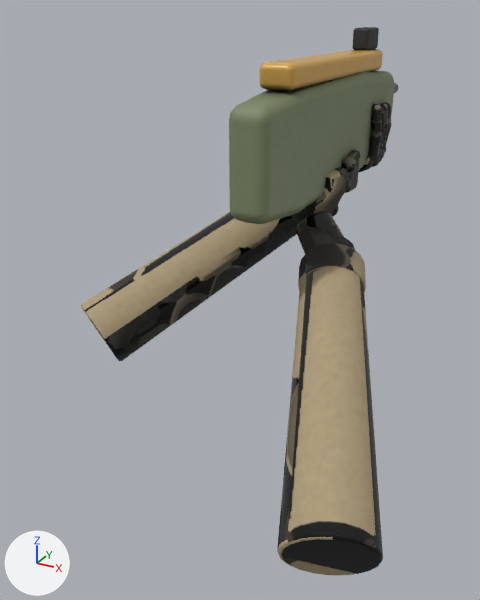
One commit to the glTF model spil/sigtekorn/modeller/sproejte.glb: the scene before it, then after it.
One viewpoint serves both versions: a camera (50 mm lens) standing at (0.347, -0.841, 0.127) and looking at (-0.06, -0.101, -0.243). The axes (+X, +Y, +Z) are drawn at lower left. The lights are the same throughout. The first picture is the older version. Vertices at exactly the same position are counted once.

Objects in the first picture: 'hænder', 'sproejte'.
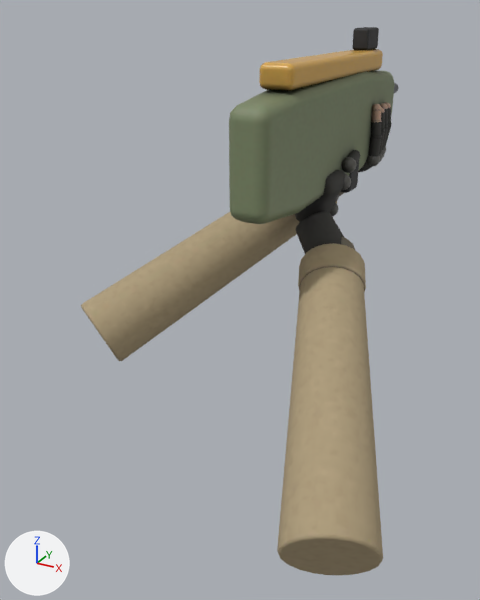
Location of each change, (x1, y1, x2, y2) in pixels of the pictures (480 x 600 px):
part 1 of me_finger0knoe, cut back
    before: (293, 102, 392, 224)
    after: (295, 102, 392, 222)
part 2 of me_finger0knoe, surface changed
    both: (82, 110, 383, 575)

Patch to the scene script:
```diff
--- a/spil/sigtekorn/modeller/sproejte.glb.py
+++ b/spil/sigtekorn/modeller/sproejte.glb.py
@@ me_finger0knoe @@
 # used by ob_hænder; location = (0.0, 0.0, 0.0)
-me_finger0knoe.from_pydata(...)  # 23448 vertices, 46560 faces; spans x -0.281..0.235, y -0.406..0.207, z -0.394..-0.002
+me_finger0knoe.from_pydata(...)  # 6512 vertices, 12688 faces; spans x -0.281..0.235, y -0.406..0.207, z -0.394..-0.002
+# me_finger0knoe part 1: 251 vertices moved within x -0.049..0.046, y -0.039..0.204, z -0.147..-0.009; 21397 vertices removed from x -0.052..0.049, y -0.052..0.207, z -0.148..-0.002; 4461 vertices added at x -0.051..0.049, y -0.039..0.206, z -0.145..-0.003
+# me_finger0knoe part 2: 1907 kept faces spanning x -0.281..0.235, y -0.406..0.2, z -0.394..-0.008 get new texture (UV) coordinates
 me_finger0knoe.materials.append(mat_hænder)
```
